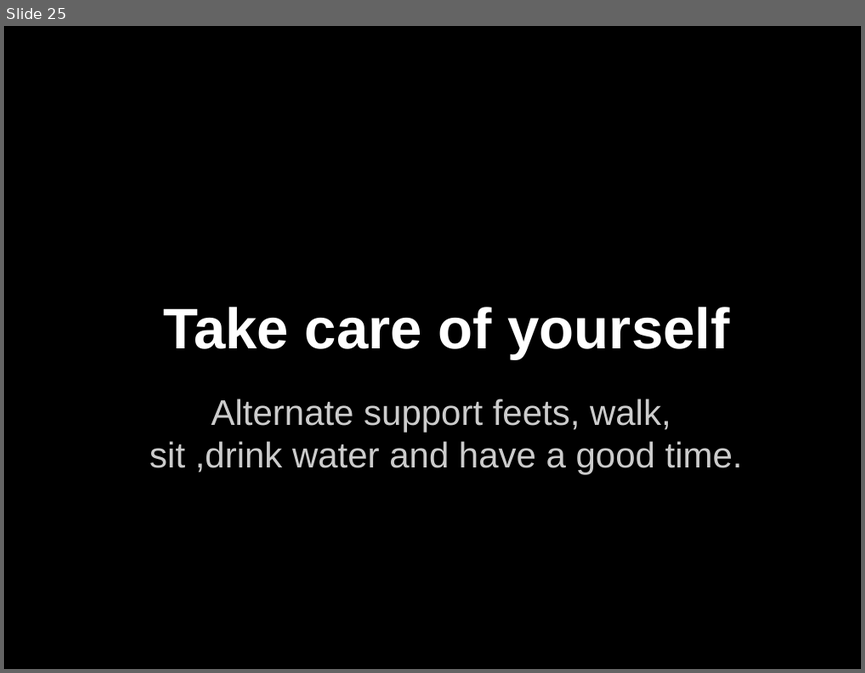
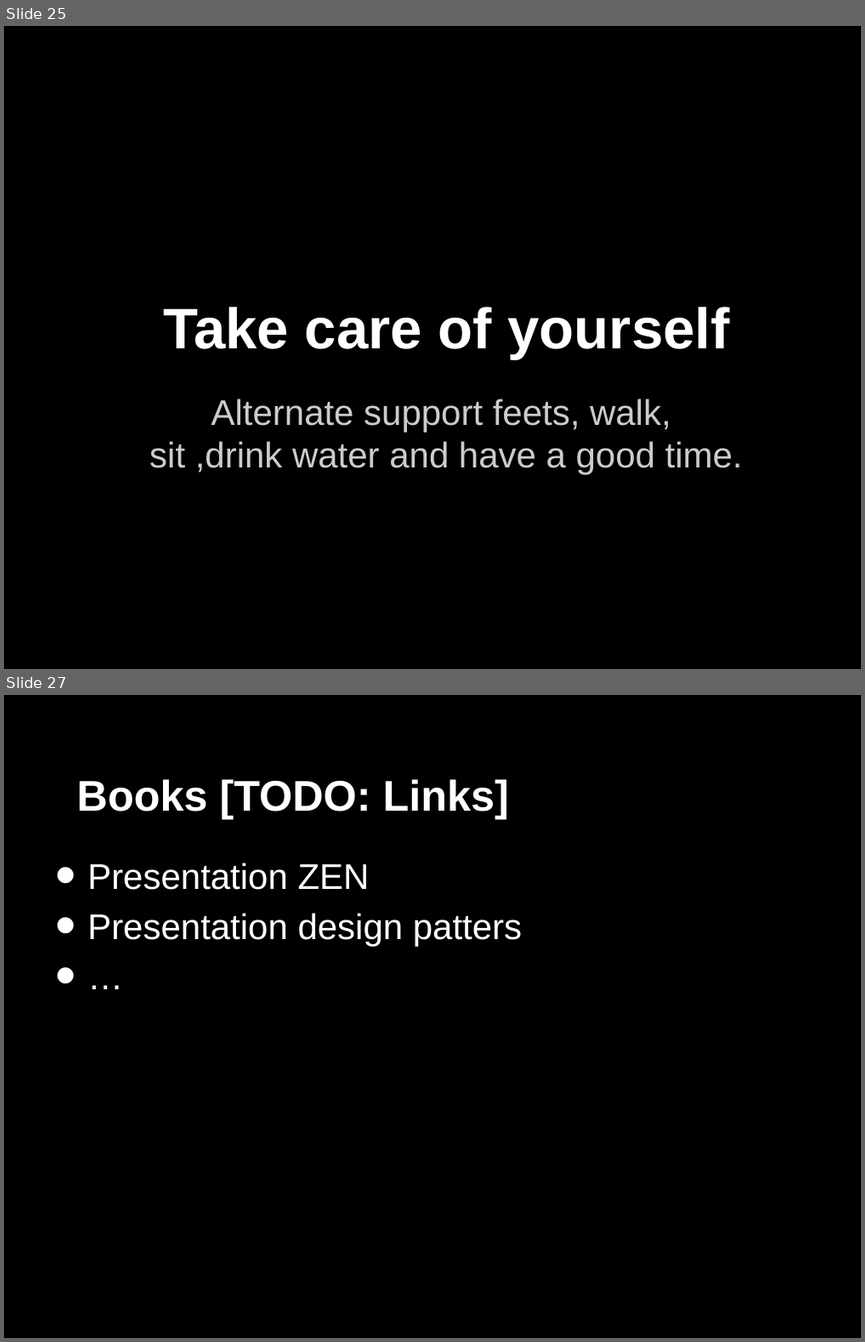
Before and after one commit to nitheeshp/AWSTrainers, a slide deck: Instructor Tips.pptx. Shown one above the other, each under a label of ours: slide 25 before the commit, slides 25 and 27 after it; the slides between them are not shown. The pictures are 865x673 and 865x1342 pixels, drawn with LibreOffice and Linux fonts; fonts in the diff are those of the drawing. Boxes give left, top, right and bottom in pixels: in the first picture for what was removed or moved away, otherwise in the second. Text is boxed around its words. In the diff, an @@ line names an element or a change of style, - is before the commit and + after.

```diff
--- a/Instructor Tips.pptx
+++ b/Instructor Tips.pptx
@@ slide 27 added at (4, 695, 861, 1338), background #000000 @@
@@ title added at (77, 779, 509, 818), 36 pt, text #FFFFFF, bold @@
+Books [TODO: Links]
@@ text added at (87, 862, 522, 946), 30 pt, text #FFFFFF @@
+• Presentation ZEN
+• Presentation design patters
+• …
```
Also in this commit, not shown: 1 other slide added.
